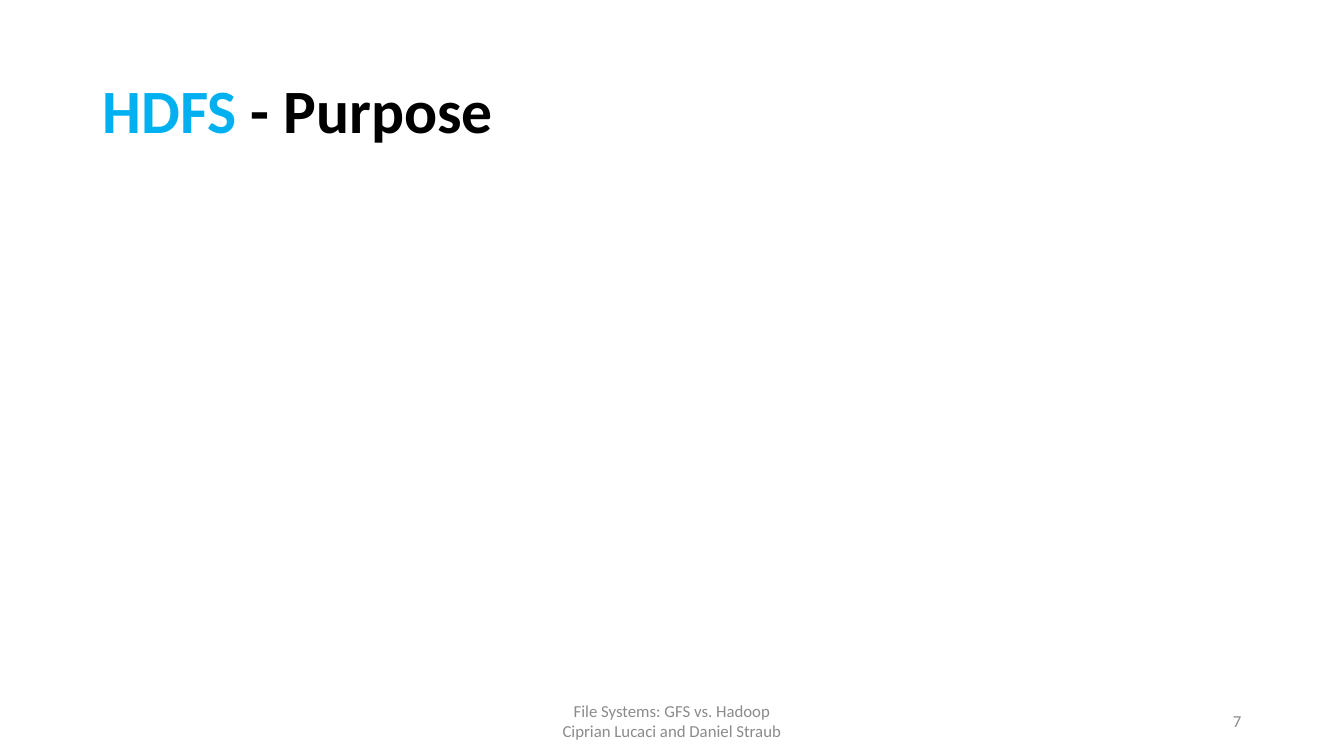
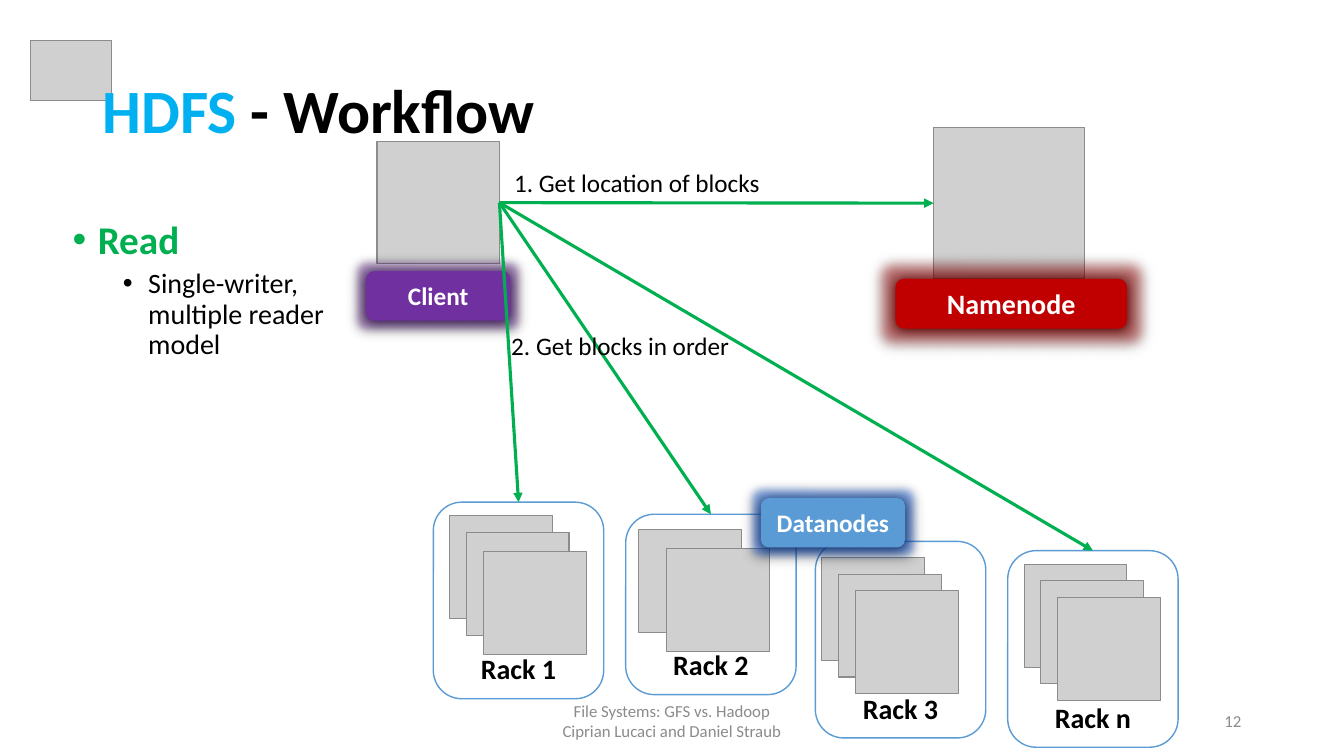
Before and after one commit to cipri7329/ss15-seminar, a slide deck: slide 12 of Presentation/DistributedFileSystems_Cipri.pptx (slide 7 before the commit). Drawn at 1344x756 pixels with LibreOffice and Linux fonts; fonts in the diff are those of the drawing; grey boxes stand for pictures; background and template pictures are left out. Boxes give left, top, right and bottom in pixels: in the first picture for what was removed or moved away, otherwise in the second. Text is boxed around its words. In the diff, an @@ line names an element or a change of style, - is before the commit and + after.

```diff
--- a/Presentation/DistributedFileSystems_Cipri.pptx
+++ b/Presentation/DistributedFileSystems_Cipri.pptx
@@ picture added at <box>30,40,111,101</box> @@
@@ title at <box>102,82,535,148</box>: text changed @@
-HDFS - Purpose
+HDFS - Workflow
@@ group added at <box>377,128,1179,747</box>: 13 pictures, 5 rounded rectangles @@
+Rack n
+Rack 3
+Rack 2
+Rack 1
+Namenode
@@ text added at <box>514,174,759,193</box>, 18 pt, text #000000 @@
+1. Get location of blocks
@@ arrow added from (499, 203) to (934, 204), #00B050 2.25 pt @@
@@ arrow added from (499, 203) to (711, 514), #00B050 2.25 pt @@
@@ arrow added from (499, 203) to (1093, 551), #00B050 2.25 pt @@
@@ arrow added from (499, 203) to (518, 502), #00B050 2.25 pt @@
@@ text added at <box>98,226,324,355</box>, 20 pt, text #000000 @@
+• Read
+  • Single-writer, multiple reader model
@@ rounded rectangle added at <box>366,271,510,321</box>, fill #7030A0, 18 pt, text #FFFFFF, bold @@
+Client
@@ text added at <box>511,334,729,361</box>, 18 pt, text #000000 @@
+2. Get blocks in order
@@ rounded rectangle added at <box>761,498,905,547</box>, fill #5B9BD5, 18 pt, text #FFFFFF, bold @@
+Datanodes
@@ page number at <box>1224,716,1241,727</box>: text changed @@
-7
+12
```
Also in this commit, not shown: 8 other slides changed, 7 slides added, 2 other files.
